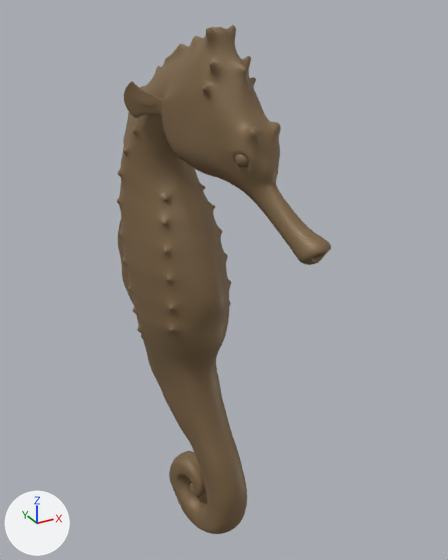
An edit to the OBJ model Codigo_fuente/Models/Caballito/caballito.obj, drawn before and after from the same camera.
Rendered twice from a 50 mm lens placed at (-1.8, -3.71, 1.59), pointed at (0.21, -0.05, -0.24). Every picture has the same lights, and +X, +Y and +Z are marked at lower left. Where no turn or scale is listed for an object, it has been applied to the vertices.

In view in the first picture: 'sea_horse'.
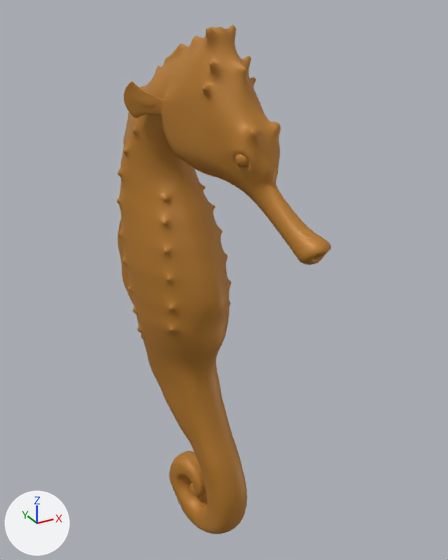
Location of each change, [x1, y1, x2, y2] in pixels of the pictures (448 x 560 px):
'sea_horse', surface changed: [117, 25, 331, 534] in both

Diff of the bpy script that builds the scene:
```diff
--- a/Codigo_fuente/Models/Caballito/caballito.obj.py
+++ b/Codigo_fuente/Models/Caballito/caballito.obj.py
@@ img_caballito_jpg @@
+img_caballito_jpg = load_image('caballito.jpg', '../../Textures/caballito.jpg', 2000, 1319, 'sRGB')
@@ mat_material_023 @@
 mat_material_023 = principled_material('Material.023')
-mat_material_023.base_color = (0.22, 0.14, 0.0672)  # brown #816949
+mat_material_023.texture = img_caballito_jpg
 mat_material_023.metallic = 0.152
```
